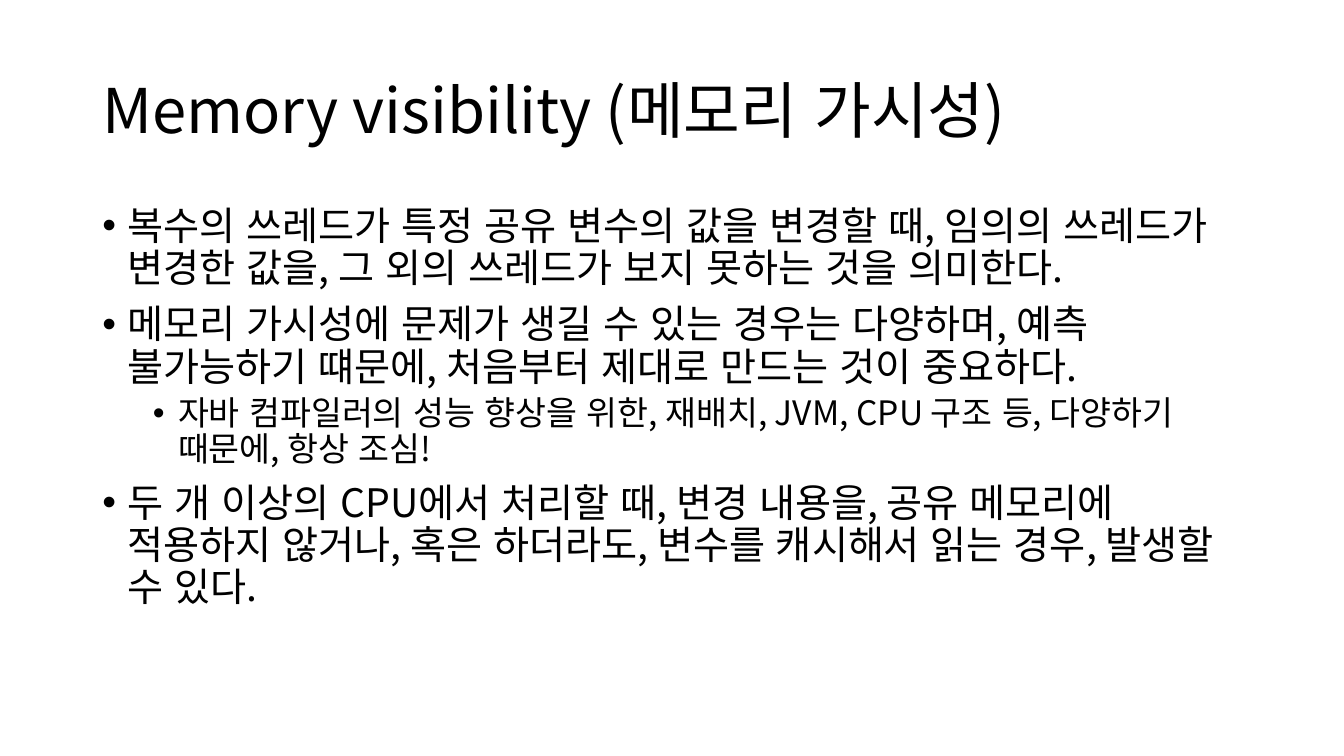
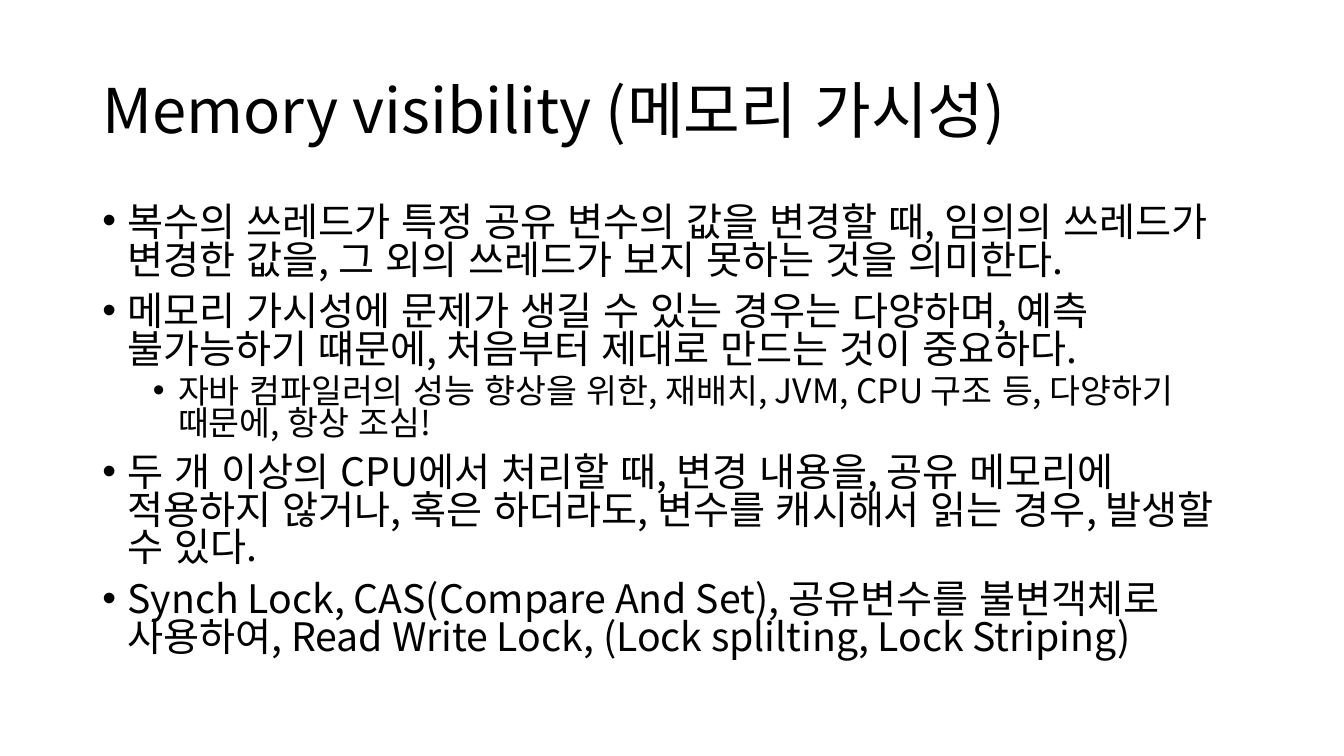
Before and after one commit to Baskervir/simcoding_jm, a slide deck: slide 28 of hy/수업자료/6주차 멀티쓰레딩/Multi Threading.pptx. Drawn at 1344x756 pixels with LibreOffice and Linux fonts; fonts in the diff are those of the drawing. Boxes give left, top, right and bottom in pixels: in the first picture for what was removed or moved away, otherwise in the second. Text is boxed around its words. In the diff, an @@ line names an element or a change of style, - is before the commit and + after.

```diff
--- a/hy/수업자료/6주차 멀티쓰레딩/Multi Threading.pptx
+++ b/hy/수업자료/6주차 멀티쓰레딩/Multi Threading.pptx
@@ text at [128, 203, 1214, 564]: line spacing 0.9 to 0.8 @@
@@ text at [128, 580, 1159, 661]: paragraph added @@
+• Synch Lock, CAS(Compare And Set), 공유변수를 불변객체로 사용하여, Read Write Lock, (Lock splilting, Lock Striping)
```
Also in this commit, not shown: 1 other slide changed, 2 slides added, 7 other files.
